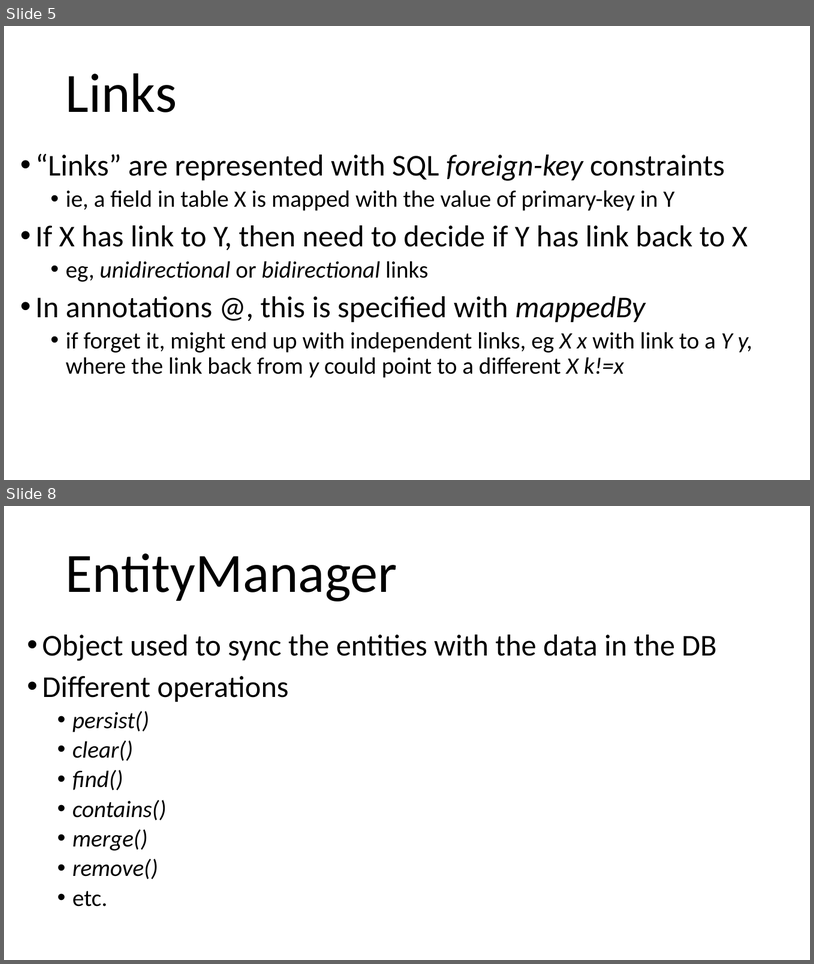
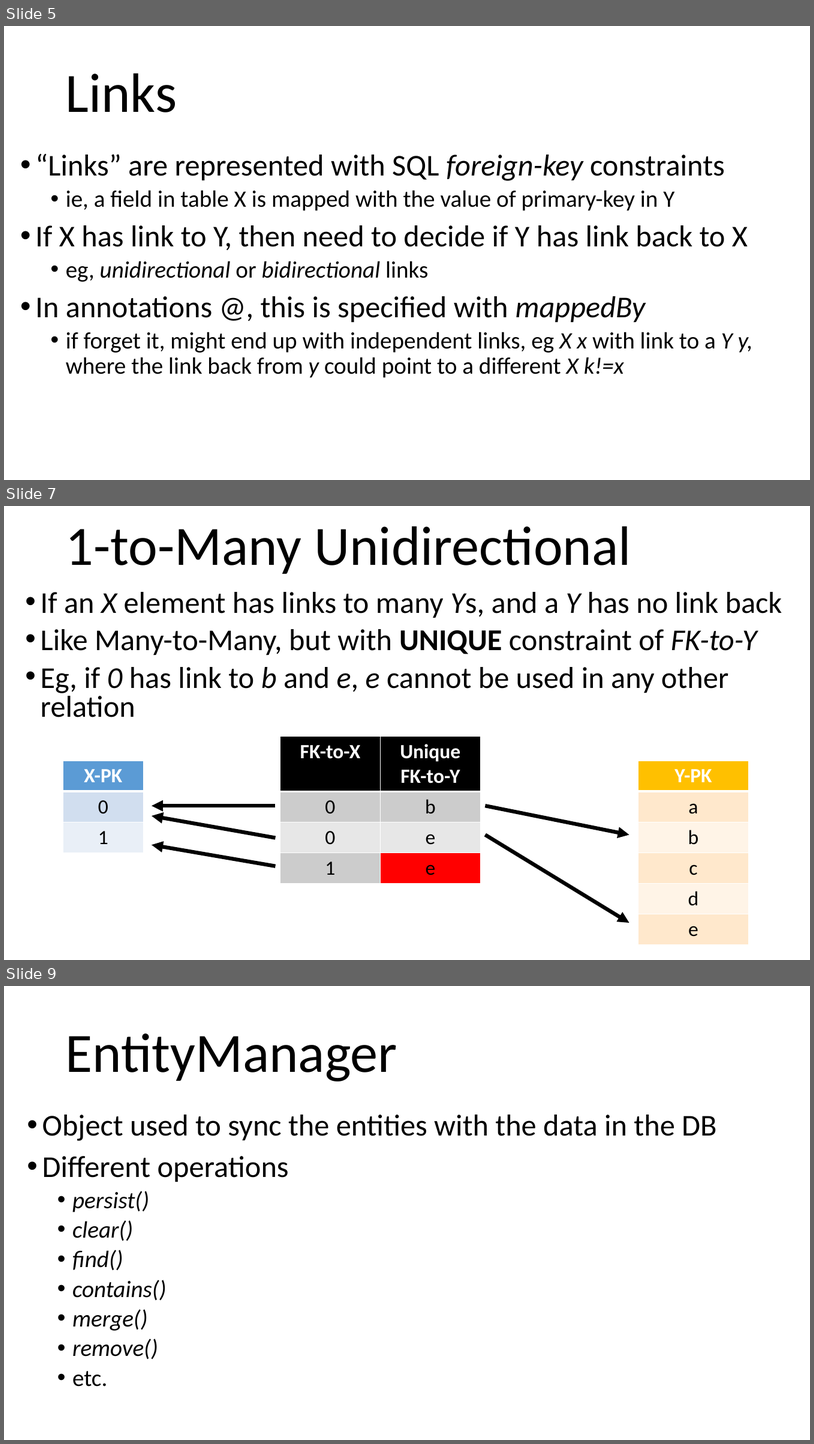
Before and after one commit to arcuri82/testing_security_development_enterprise_systems, a slide deck: doc/intro/slides/lesson_02_jpa.pptx. Shown one above the other, each under a label of ours: slides 5 and 8 before the commit, slides 5, 7 and 9 after it; the slides between them are not shown. The pictures are 814x964 and 814x1444 pixels, drawn with LibreOffice and Linux fonts; fonts in the diff are those of the drawing. Boxes give left, top, right and bottom in pixels: in the first picture for what was removed or moved away, otherwise in the second. Text is boxed around its words. In the diff, an @@ line names an element or a change of style, - is before the commit and + after.

Commit message:
fixed wrong description of 1-to-Many

```diff
--- a/doc/intro/slides/lesson_02_jpa.pptx
+++ b/doc/intro/slides/lesson_02_jpa.pptx
@@ slide 7 added at box(4, 506, 810, 960), background #FFFFFF @@
@@ title added at box(65, 526, 631, 574), 66 pt, text #000000 @@
+1-to-Many Unidirectional
@@ text added at box(41, 592, 783, 717), 36 pt, text #000000 @@
+• If an X element has links to many Ys, and a Y has no link back
+• Like Many-to-Many, but with UNIQUE constraint of FK-to-Y
+• Eg, if 0 has link to b and e, e cannot be used in any other relation
@@ table added at box(281, 736, 482, 881), 4 rows, 2 columns @@
+FK-to-X | Unique / FK-to-Y
+0 | b
+0 | e
+1 | e
@@ table added at box(63, 760, 143, 852), 3 rows, 1 columns @@
+X-PK
+0
+1
@@ table added at box(639, 760, 749, 942), 6 rows, 1 columns @@
+Y-PK
+a
+b
+c
+d
+e
@@ arrow added from (276, 805) to (152, 805), #000000 4.5 pt @@
@@ arrow added from (486, 805) to (630, 834), #000000 4.5 pt @@
@@ arrow added from (276, 838) to (152, 816), #000000 4.5 pt @@
@@ arrow added from (276, 866) to (152, 845), #000000 4.5 pt @@
@@ arrow added from (486, 834) to (630, 922), #000000 4.5 pt @@
@@ what was slide 8 is now slide 9 @@
```
Also in this commit, not shown: 2 slides changed, 1 other file.
